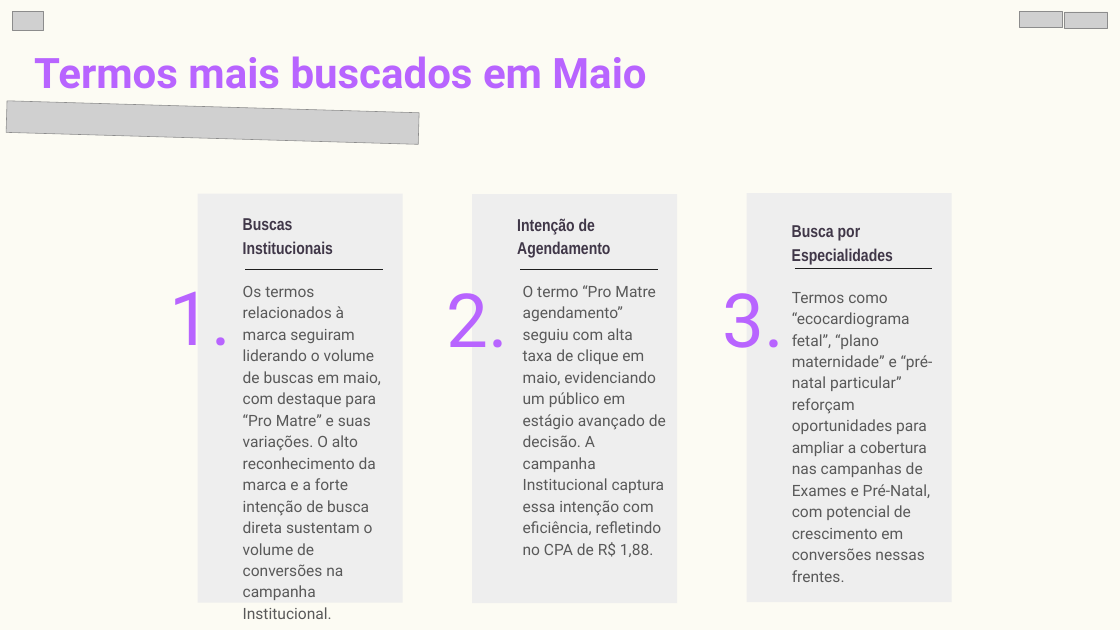
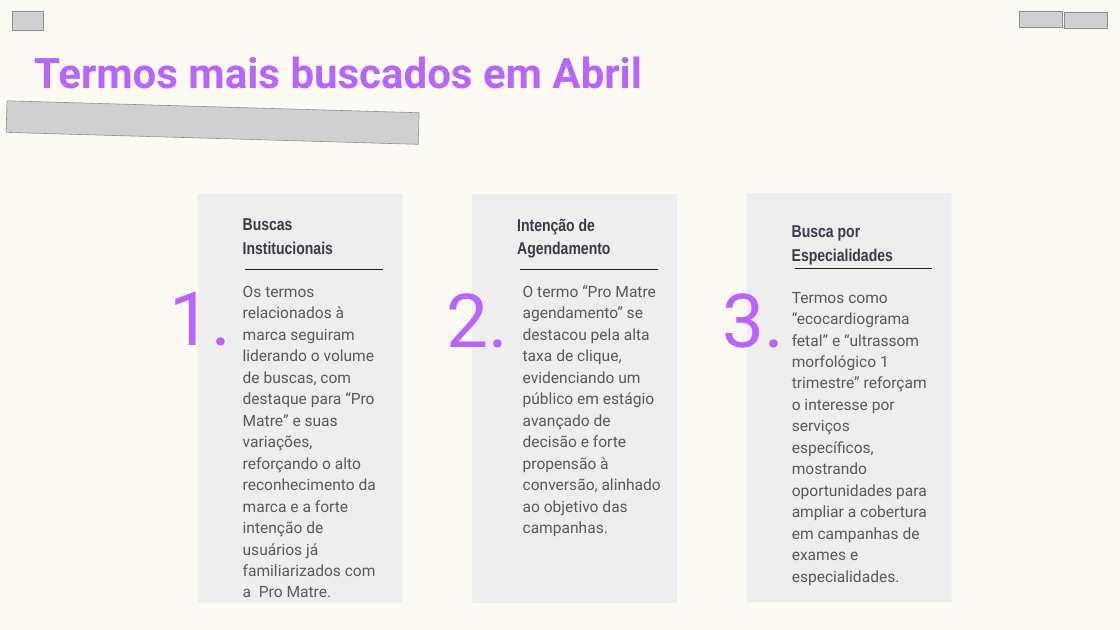
Before and after one commit to nataliamotoshima-sketch/ablab-reports, a slide deck: slide 9 of public/template.pptx. Drawn at 1120x630 pixels with LibreOffice and Linux fonts; fonts in the diff are those of the drawing; grey boxes stand for pictures. Boxes give left, top, right and bottom in pixels: in the first picture for what was removed or moved away, otherwise in the second. Text is boxed around its words. In the diff, an @@ line names an element or a change of style, - is before the commit and + after.

```diff
--- a/public/template.pptx
+++ b/public/template.pptx
@@ text at [34,56,641,89]: text changed @@
-Termos mais buscados em Maio
+Termos mais buscados em Abril
@@ text at [243,286,376,597]: text changed @@
-Os termos relacionados à marca seguiram liderando o volume de buscas em maio, com destaque para “Pro Matre” e suas variações. O alto reconhecimento da marca e a forte intenção de busca direta sustentam o volume de conversões na campanha Institucional.
+Os termos relacionados à marca seguiram liderando o volume de buscas, com destaque para “Pro Matre” e suas variações, reforçando o alto reconhecimento da marca e a forte intenção de usuários já familiarizados com a Pro Matre.
@@ text at [523,285,661,536]: text changed @@
-O termo “Pro Matre agendamento” seguiu com alta taxa de clique em maio, evidenciando um público em estágio avançado de decisão. A campanha Institucional captura essa intenção com eficiência, refletindo no CPA de R$ 1,88.
+O termo “Pro Matre agendamento” se destacou pela alta taxa de clique, evidenciando um público em estágio avançado de decisão e forte propensão à conversão, alinhado ao objetivo das campanhas.
@@ text at [792,292,927,585]: text changed @@
-Termos como “ecocardiograma fetal”, “plano maternidade” e “pré-natal particular” reforçam oportunidades para ampliar a cobertura nas campanhas de Exames e Pré-Natal, com potencial de crescimento em conversões nessas frentes.
+Termos como “ecocardiograma fetal” e “ultrassom morfológico 1 trimestre” reforçam o interesse por serviços específicos, mostrando oportunidades para ampliar a cobertura em campanhas de exames e especialidades.
```
Also in this commit, not shown: 9 other slides changed.
